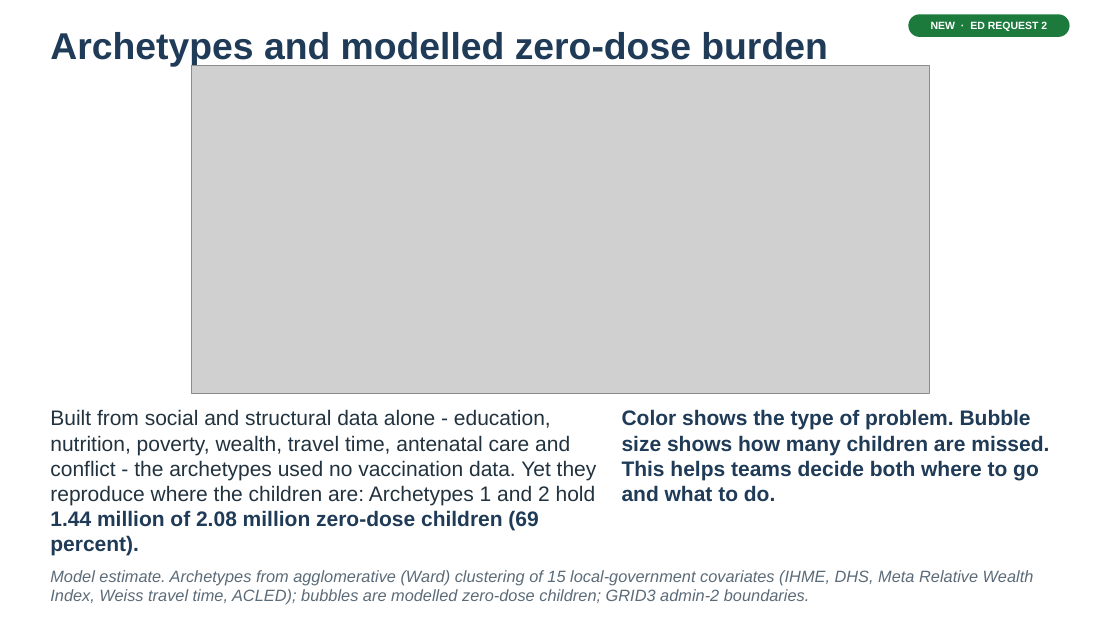
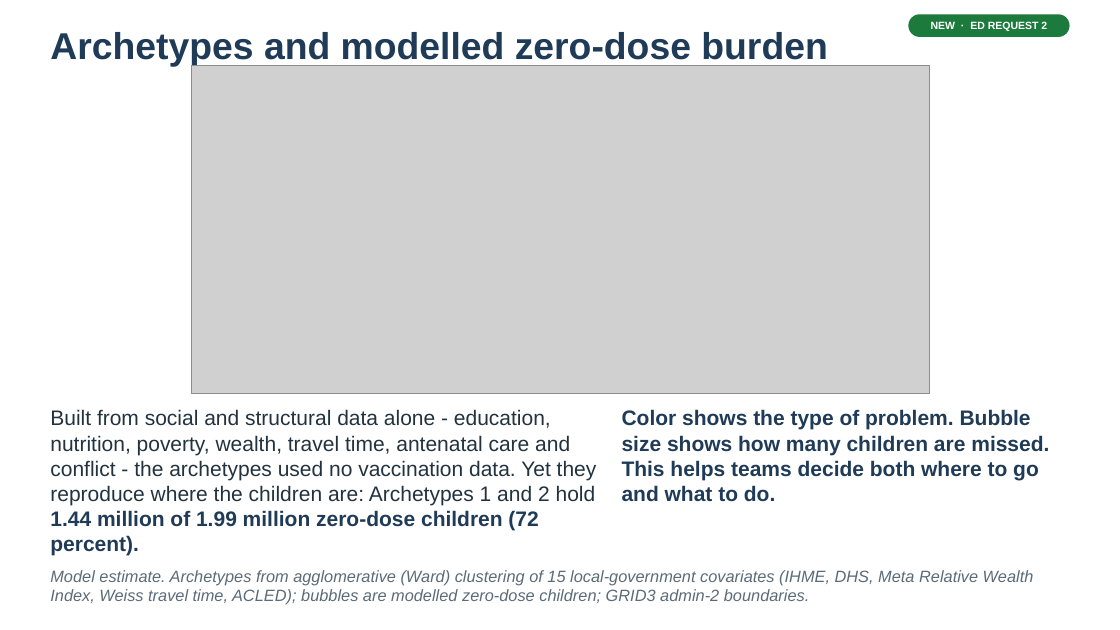
Before and after one commit to onovo007/nphcda-zerodose, a slide deck: slide 19 of handover/NPHCDA_ZeroDose_RI_Team_Presentation_ED_Updates.10.6.2026.pptx. Drawn at 1120x630 pixels with LibreOffice and Linux fonts; fonts in the diff are those of the drawing; grey boxes stand for pictures. Boxes give left, top, right and bottom in pixels: in the first picture for what was removed or moved away, otherwise in the second. Text is boxed around its words. In the diff, an @@ line names an element or a change of style, - is before the commit and + after.

```diff
--- a/handover/NPHCDA_ZeroDose_RI_Team_Presentation_ED_Updates.10.6.2026.pptx
+++ b/handover/NPHCDA_ZeroDose_RI_Team_Presentation_ED_Updates.10.6.2026.pptx
@@ text at bbox=[50, 409, 597, 556]: text changed @@
-Built from social and structural data alone - education, nutrition, poverty, wealth, travel time, antenatal care and conflict - the archetypes used no vaccination data. Yet they reproduce where the children are: Archetypes 1 and 2 hold 1.44 million of 2.08 million zero-dose children (69 percent).
+Built from social and structural data alone - education, nutrition, poverty, wealth, travel time, antenatal care and conflict - the archetypes used no vaccination data. Yet they reproduce where the children are: Archetypes 1 and 2 hold 1.44 million of 1.99 million zero-dose children (72 percent).
```
Also in this commit, not shown: 2 other slides changed.
